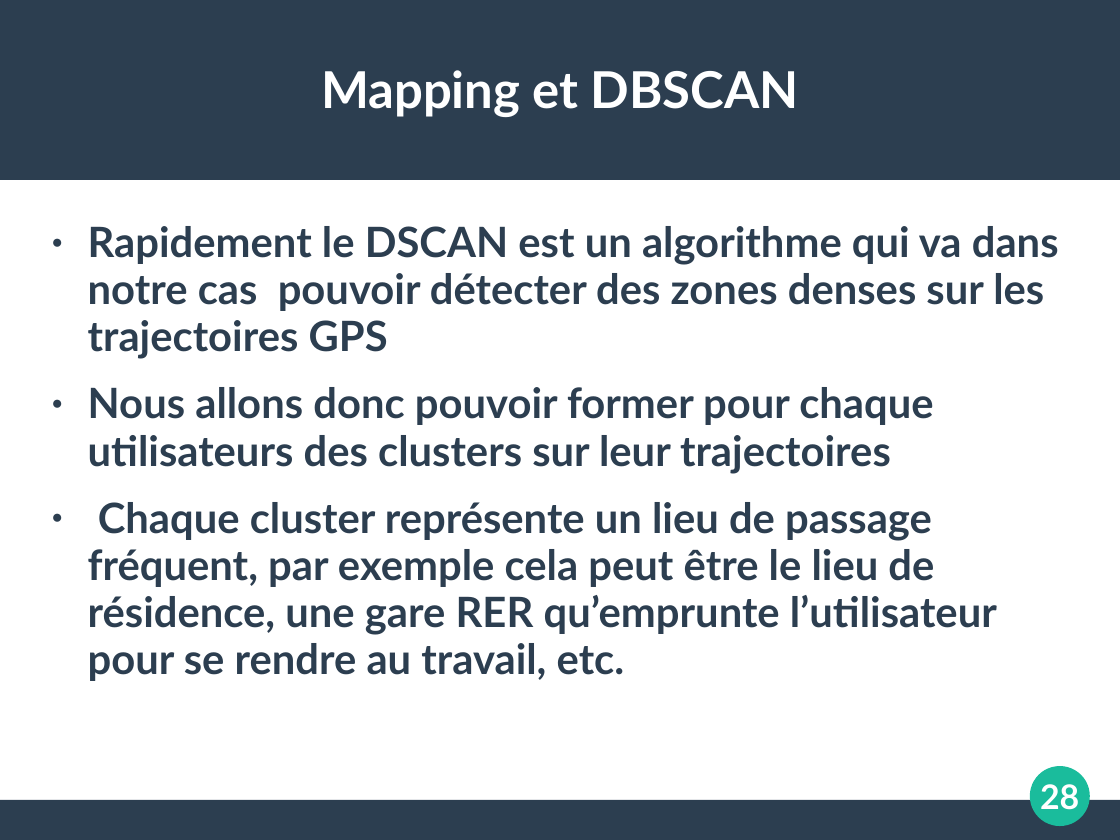
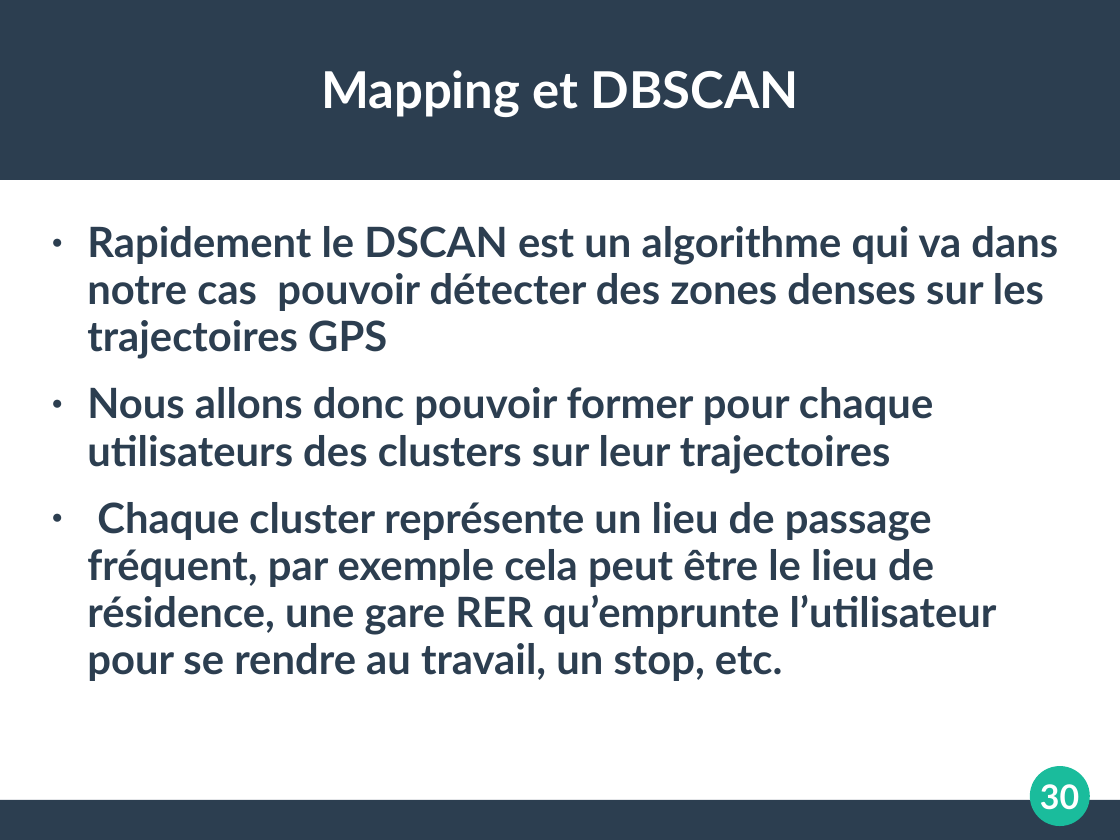
Before and after one commit to koper921/ProjetGps, a slide deck: slide 30 of Slide TER.ppt (slide 28 before the commit). Drawn at 1120x840 pixels with LibreOffice and Linux fonts; fonts in the diff are those of the drawing. Boxes give left, top, right and bottom in pixels: in the first picture for what was removed or moved away, otherwise in the second. Text is boxed around its words. In the diff, an @@ line names an element or a change of style, - is before the commit and + after.

Commit message:
ajout détection stop, moove dbscan+ modif sur slide

```diff
--- a/Slide TER.ppt
+++ b/Slide TER.ppt
@@ text at (87, 502, 997, 681): text changed @@
-● Chaque cluster représente un lieu de passage fréquent, par exemple cela peut être le lieu de résidence, une gare RER qu’emprunte l’utilisateur pour se rendre au travail, etc.
+● Chaque cluster représente un lieu de passage fréquent, par exemple cela peut être le lieu de résidence, une gare RER qu’emprunte l’utilisateur pour se rendre au travail, un stop, etc.
@@ page number at (1040, 784, 1079, 810): text changed @@
-28
+30
```
Also in this commit, not shown: 10 other slides changed, 5 slides added, 11 other files.
